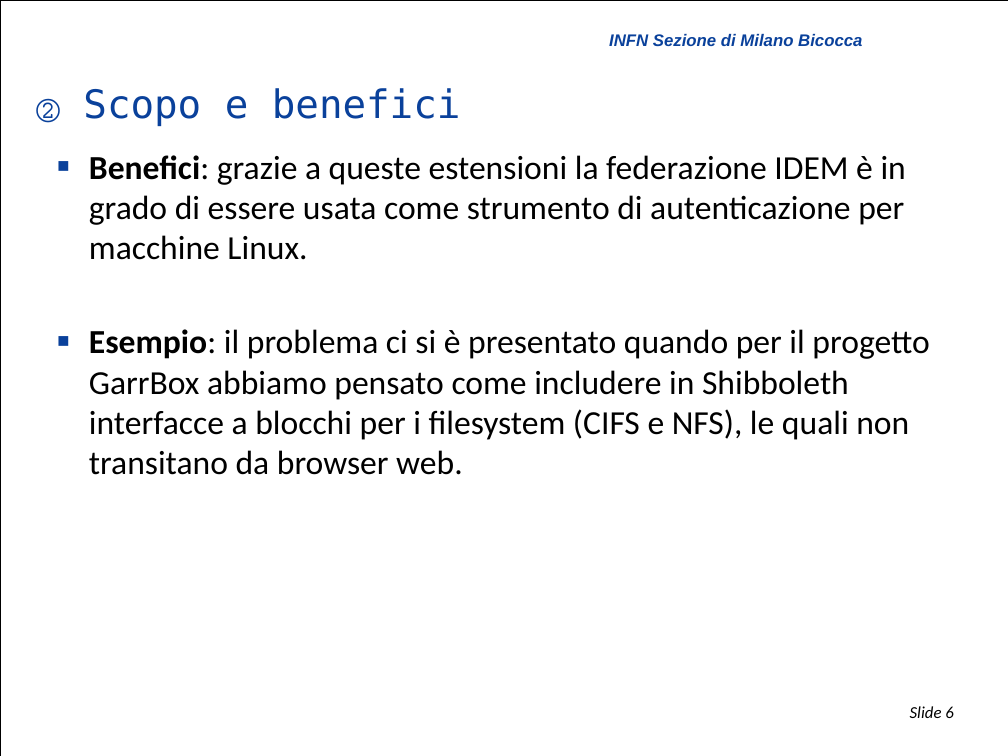
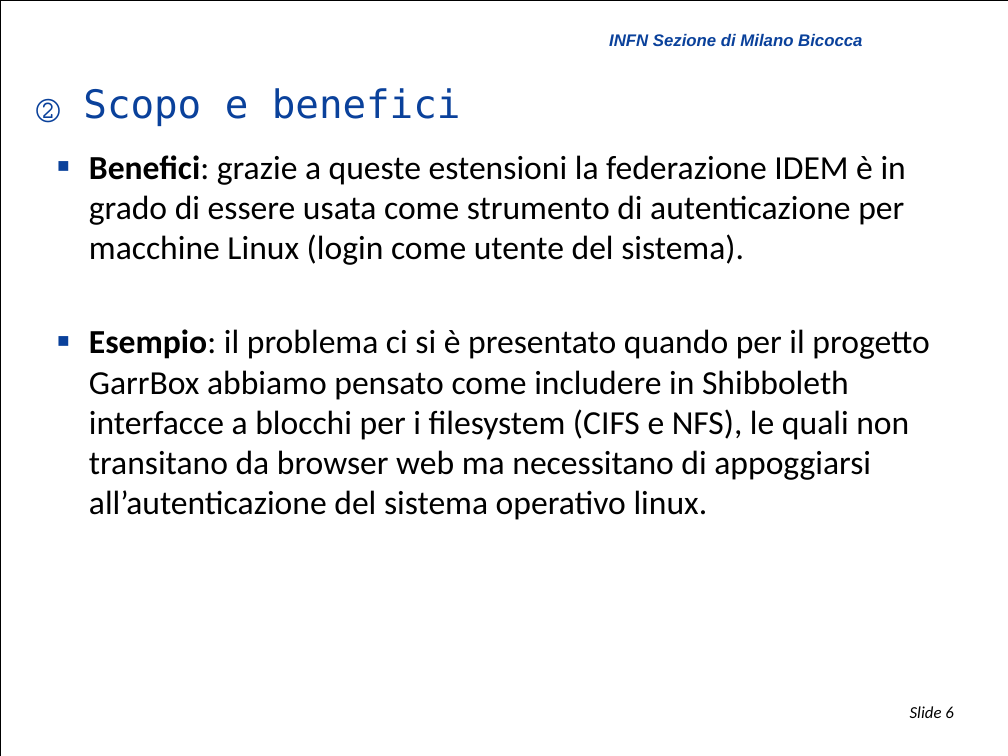
Before and after one commit to biancini/Shibboleth-Authentication, a slide deck: slide 6 of ShibbolethExtensions.pptx. Drawn at 1008x756 pixels with LibreOffice and Linux fonts; fonts in the diff are those of the drawing; background and template pictures are left out. Boxes give left, top, right and bottom in pixels: in the first picture for what was removed or moved away, otherwise in the second. Text is boxed around its words. In the diff, an @@ line names an element or a change of style, - is before the commit and + after.

Commit message:
Presentazione

```diff
--- a/ShibbolethExtensions.pptx
+++ b/ShibbolethExtensions.pptx
@@ text at box(89, 155, 929, 520): text changed @@
-  ■ Benefici: grazie a queste estensioni la federazione IDEM è in grado di essere usata come strumento di autenticazione per macchine Linux.
-  ■ Esempio: il problema ci si è presentato quando per il progetto GarrBox abbiamo pensato come includere in Shibboleth interfacce a blocchi per i filesystem (CIFS e NFS), le quali non transitano da browser web.
+  ■ Benefici: grazie a queste estensioni la federazione IDEM è in grado di essere usata come strumento di autenticazione per macchine Linux (login come utente del sistema).
+  ■ Esempio: il problema ci si è presentato quando per il progetto GarrBox abbiamo pensato come includere in Shibboleth interfacce a blocchi per i filesystem (CIFS e NFS), le quali non transitano da browser web ma necessitano di appoggiarsi all’autenticazione del sistema operativo linux.
```
Also in this commit, not shown: 6 other slides changed, 1 slide added, 1 slide removed.
